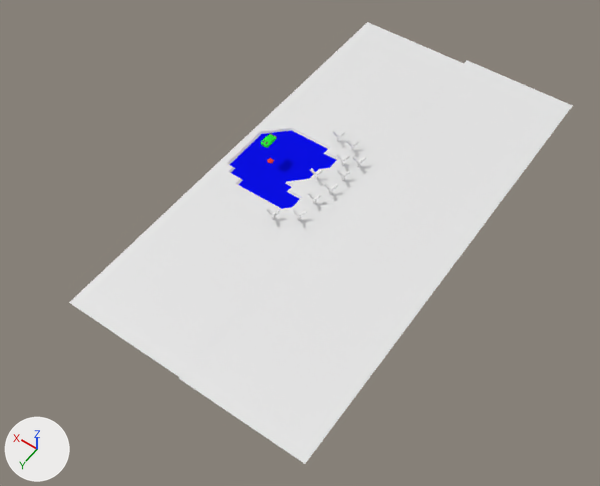
The Blender file 04 Shots/mz-see-shot3.blend: old version first, new version second.
The view is the same before and after, from a 50 mm lens placed at (-39.9, 54.9, 71.6), pointed at (-6.3, 7.8, -2.4). The lights are fixed; the arrows at lower left show +X, +Y and +Z.

Names of what the first picture shows: 'landschaftSeeNeu.000', 'tree.000', 'tree.001', 'tree.002', 'tree.004', 'tree.005', 'tree.006', 'tree.007', 'tree.008', 'tree.009', 'wasser-see'.
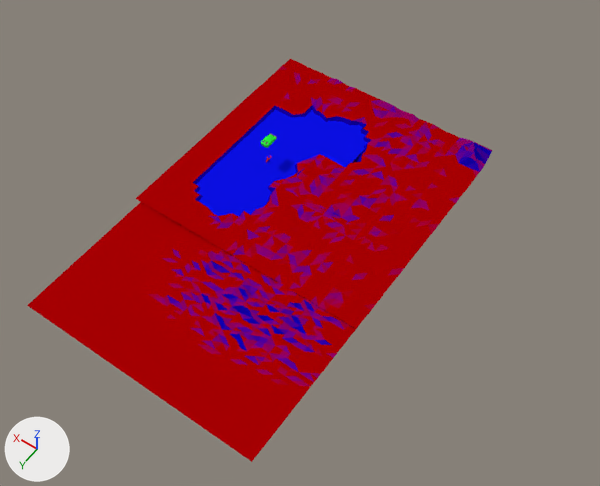
What differs and where, as boxes (x1, y1, x2, y2) in the pictures (600 x 486 px):
'landschaftSeeNeu.000', deleted
    before: (69, 22, 573, 464)
'landschaft-mit-see', added
    after: (27, 59, 493, 462)
'wasser-see', recoloured
    both: (196, 109, 368, 217)
'tree.009', deleted
    before: (267, 208, 281, 220)
'tree.007', deleted
    before: (293, 209, 306, 221)
'tree.008', deleted
    before: (308, 193, 322, 204)
'tree.003', deleted
    before: (324, 183, 338, 195)
'tree.002', deleted
    before: (337, 169, 350, 181)
'tree.004', deleted
    before: (310, 168, 323, 180)
'tree.005', deleted
    before: (337, 154, 350, 166)
'tree.001', deleted
    before: (346, 140, 360, 151)
'tree.006', deleted
    before: (333, 131, 345, 142)
'tree.000', deleted
    before: (353, 156, 366, 167)
'fisch', now drawn
    after: (266, 156, 271, 163)
part 1 of me_plane_001, built on
    before: (69, 175, 310, 377)
    after: (27, 59, 493, 462)

Diff of the bpy script that builds the scene:
```diff
--- a/04 Shots/mz-see-shot3.blend.py
+++ b/04 Shots/mz-see-shot3.blend.py
@@ mat_landschaft_001 @@
+mat_landschaft_001 = bpy.data.materials.new('landschaft.001')
+# nodes: BsdfDiffuse, Mapping, MixShader, OutputMaterial, TexCoord, TexNoise, ValToRGB
+# colours: blue #1d00e7, black #000000, white #ffffff, red #e70005
@@ mat_landschaft @@
+mat_landschaft = bpy.data.materials.new('landschaft')
+# nodes: BsdfDiffuse, Mapping, MixShader, OutputMaterial, TexCoord, TexNoise, ValToRGB
+# colours: blue #1d00e7, black #000000, white #ffffff, red #e70005
@@ me_plane_004 @@
 me_plane_004.from_pydata(...)  # 4 vertices, 1 face; spans x -1.0..1.0, y -1.0..1.0, z 0.0
-me_plane_004.materials.append(mat_material_002)  # blue #0b10e7
+me_plane_004.materials.append(mat_material_003)  # green #2de73a
@@ me_plane_001 @@
 # used by ob_plane_003; location = (0.0, 18.52, 0.0); scale = (7.5, 11.0, 1.0)
-me_plane_001.from_pydata(...)  # 4 vertices, 1 face; spans x -1.0..1.0, y -1.0..1.0, z 0.0
+me_plane_001.from_pydata(...)  # 2455 vertices, 2183 faces, 70 loose edges; spans x -1.09..1.37, y -5.07..1.37, z -1.36..4.98
+# me_plane_001 part 1: 4 vertices removed from x -1.0..1.0, y -1.0..1.0, z 0.0; 2315 vertices added at x -1.09..1.37, y -5.07..1.37, z -1.36..1.38
+me_plane_001.materials.append(mat_landschaft)
+me_plane_001.materials.append(mat_landschaft_001)
@@ col_landschaft_mit_see @@
+col_landschaft_mit_see = bpy.data.collections.new('landschaft-mit-see')
+col_landschaft_mit_see.objects.link(ob_plane_003)
@@ ob_tree_009 @@
-ob_tree_009 = bpy.data.objects.new('tree.009', None)
@@ ob_tree_008 @@
-ob_tree_008 = bpy.data.objects.new('tree.008', None)
@@ ob_tree_007 @@
-ob_tree_007 = bpy.data.objects.new('tree.007', None)
@@ ob_tree_006 @@
-ob_tree_006 = bpy.data.objects.new('tree.006', None)
@@ ob_tree_005 @@
-ob_tree_005 = bpy.data.objects.new('tree.005', None)
@@ ob_tree_004 @@
-ob_tree_004 = bpy.data.objects.new('tree.004', None)
@@ ob_tree_003 @@
-ob_tree_003 = bpy.data.objects.new('tree.003', None)
@@ ob_tree_002 @@
-ob_tree_002 = bpy.data.objects.new('tree.002', None)
@@ ob_tree_000 @@
-ob_tree_000 = bpy.data.objects.new('tree.000', None)
@@ ob_tree_001 @@
-ob_tree_001 = bpy.data.objects.new('tree.001', None)
@@ ob_landschaftseeneu_000 @@
-ob_landschaftseeneu_000 = bpy.data.objects.new('landschaftSeeNeu.000', None)
@@ ob_cube_003 @@
-ob_cube_003 = bpy.data.objects.new('Cube.003', me_cube_007)
@@ ob_cube_002 @@
-ob_cube_002 = bpy.data.objects.new('Cube.002', me_cube_006)
@@ ob_cube_001 @@
-ob_cube_001 = bpy.data.objects.new('Cube.001', me_cube_005)
@@ ob_cube @@
-ob_cube = bpy.data.objects.new('Cube', me_cube_004)
@@ ob_plane_005 @@
-ob_plane_005 = bpy.data.objects.new('Plane.005', me_plane_007)
@@ ob_plane_003 @@
 ob_plane_003 = bpy.data.objects.new('Plane.003', me_plane_001)
-ob_plane_003.location = (0.0, 18.52, 0.0)
-ob_plane_003.scale = (7.5, 11.0, 1.0)
+ob_plane_003.location = (-1.714, 22.21, -0.0515)
+ob_plane_003.scale = (12.2, 7.34, 1.0)
@@ ob_plane_004 @@
-ob_plane_004 = bpy.data.objects.new('Plane.004', me_plane_005)
@@ ob_plane @@
-ob_plane = bpy.data.objects.new('Plane', me_plane_003)
@@ ob_landschaft_mit_see @@
+ob_landschaft_mit_see = bpy.data.objects.new('landschaft-mit-see', None)
+ob_landschaft_mit_see.location = (-3.4, 0.0, 0.0)
+ob_landschaft_mit_see.instance_type = 'COLLECTION'
+ob_landschaft_mit_see.instance_collection = col_landschaft_mit_see
```
